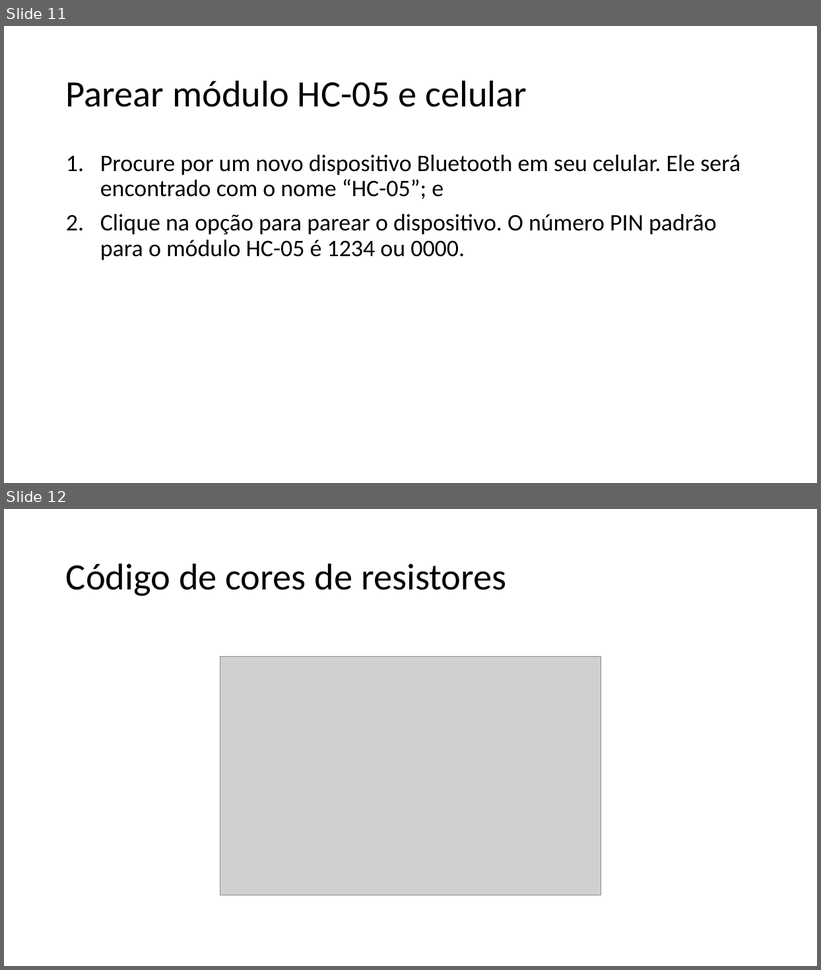
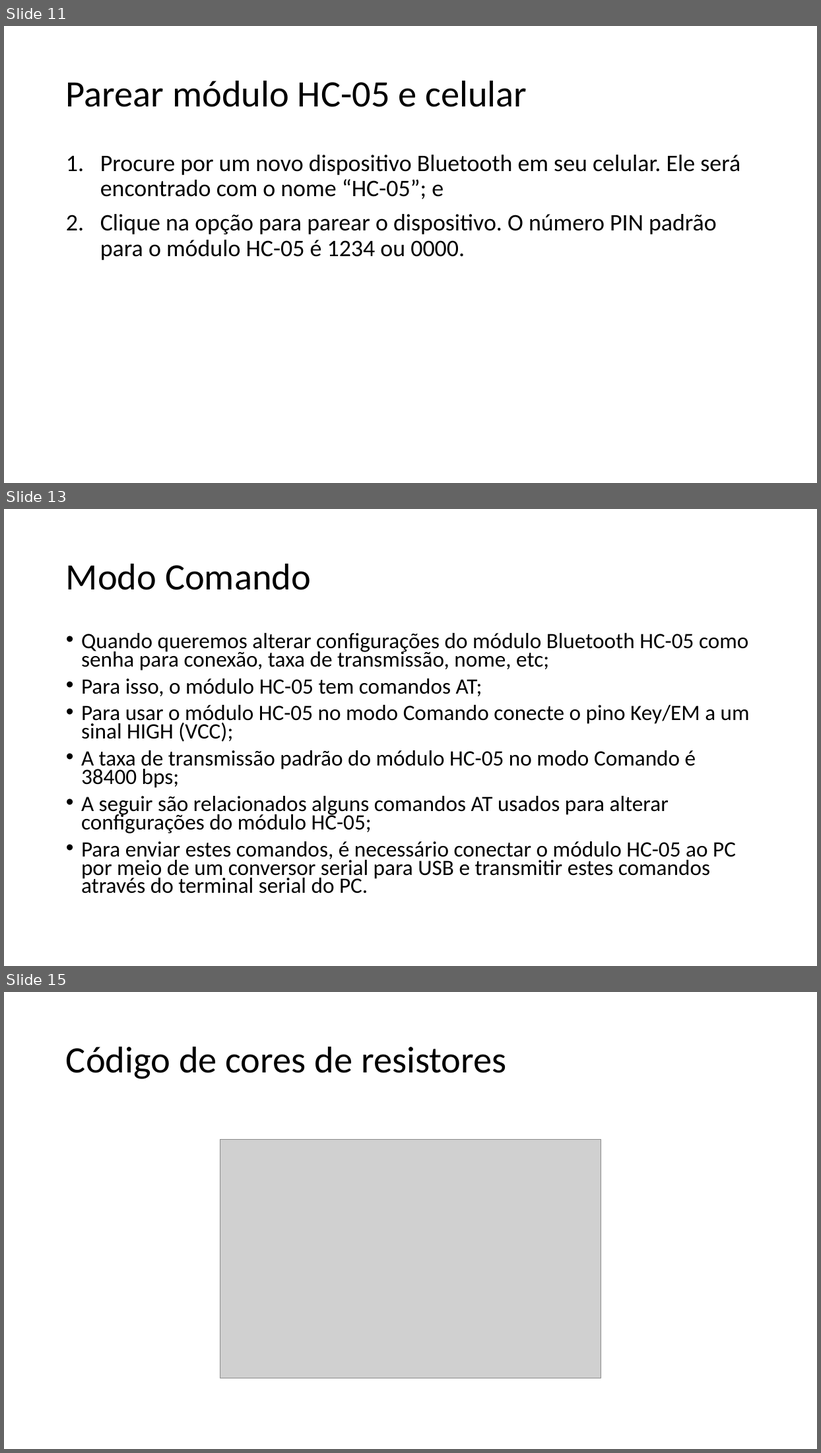
Before and after one commit to salmo-jr/public-slides, a slide deck: arduino-bluetooth.pptx. Shown one above the other, each under a label of ours: slides 11 and 12 before the commit, slides 11, 13 and 15 after it; the slides between them are not shown. The pictures are 821x970 and 821x1453 pixels, drawn with LibreOffice and Linux fonts; fonts in the diff are those of the drawing; grey boxes stand for pictures. Boxes give left, top, right and bottom in pixels: in the first picture for what was removed or moved away, otherwise in the second. Text is boxed around its words. In the diff, an @@ line names an element or a change of style, - is before the commit and + after.

```diff
--- a/arduino-bluetooth.pptx
+++ b/arduino-bluetooth.pptx
@@ slide 13 added at [4,509,817,966], background #FFFFFF @@
@@ title added at [66,563,311,590], 44 pt, text #000000 @@
+Modo Comando
@@ text added at [81,633,750,894], 25.9 pt, text #000000 @@
+• Quando queremos alterar configurações do módulo Bluetooth HC-05 como senha para conexão, taxa de transmissão, nome, etc;
+• Para isso, o módulo HC-05 tem comandos AT;
+• Para usar o módulo HC-05 no modo Comando conecte o pino Key/EM a um sinal HIGH (VCC);
+• A taxa de transmissão padrão do módulo HC-05 no modo Comando é 38400 bps;
+• A seguir são relacionados alguns comandos AT usados para alterar configurações do módulo HC-05;
+• Para enviar estes comandos, é necessário conectar o módulo HC-05 ao PC por meio de um conversor serial para USB e transmitir estes comandos através do terminal serial do PC.
@@ what was slide 12 is now slide 15 @@
```
Also in this commit, not shown: 2 other slides added.
